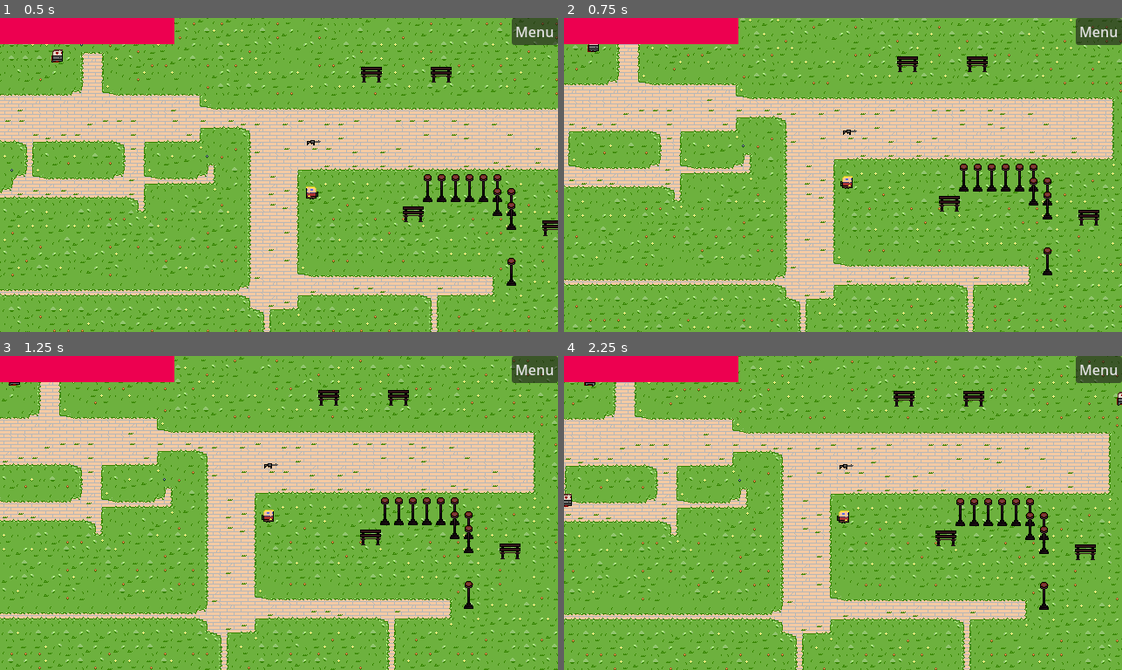
Above: before the commit, frames 1-4 (two rows, left to right).
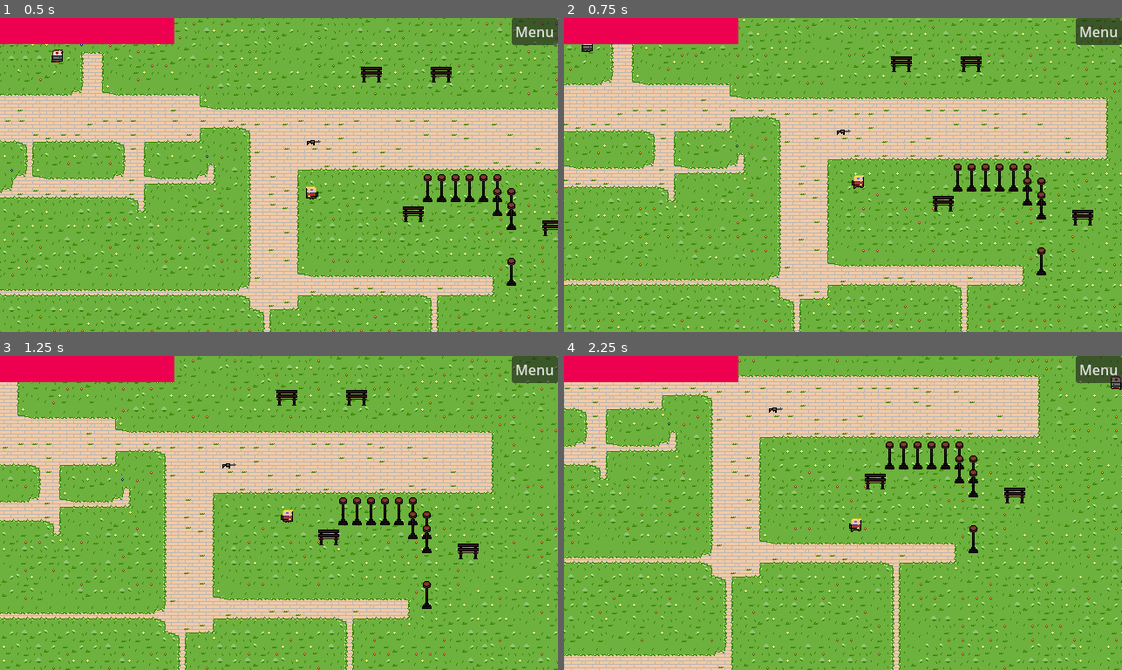
Above: after the commit, the same moments.

Repository: TheRubeThing/LudumDate54
Game: Godot game, scene res://Assets/Levels/Playgrounds/enemy_test.tscn
The game is run twice, just before and just after one commit, with the same random seed, the same clock (stepped at 60 frames per second) and the same inputs.
Inputs (mouse positions are in pixels of both pictures, inside the frame that each line leads up to):
- Up to frame 1 (0.5 s): no input
- Up to frame 2 (0.75 s): move the mouse to (965, 159) at 0.52 s; hold D (D_right) from 0.53 s (still down); click (965, 159) at 0.6 s
- Up to frame 3 (1.25 s): keep holding D (D_right)
- Up to frame 4 (2.25 s): move the mouse to (731, 528) at 1.27 s; release D (D_right) at 1.28 s; hold S (S_down) 1.28-2.03 s; right-click (731, 528) at 1.35 s; move the mouse to (898, 443) at 2.02 s; hold D (D_right) from 2.03 s (still down); click (898, 443) at 2.1 s

Frame 1 is identical in both runs. In frame 2, 19% of the frame differs, in the area x 0-100%, y 0-100%; in frame 3, 23%; in frame 4, 53%.
Error before the commit: Parse Error: Identifier "pushback_velocity" not declared in the current scope. (res://Assets/Scripts/Player.gd:60)

Commit message:
Fix Player?

Diff:
--- a/Assets/Enteties/enemy.tscn
+++ b/Assets/Enteties/enemy.tscn
@@ -1,11 +1,9 @@
-[gd_scene load_steps=15 format=3 uid="uid://ca5umakj6jbdd"]
+[gd_scene load_steps=12 format=3 uid="uid://ca5umakj6jbdd"]
 
 [ext_resource type="Script" path="res://Assets/Scripts/enemy.gd" id="1_43sha"]
 [ext_resource type="Script" path="res://Assets/Enteties/CloseGuyBrain.gd" id="3_vj3i5"]
 [ext_resource type="Texture2D" uid="uid://d0e073t15tnav" path="res://Assets/Sprites/Sprite Sheets/Arg_Sheet.png" id="4_e676d"]
 [ext_resource type="Script" path="res://Assets/Scripts/DetectionRange.gd" id="4_enc4k"]
-[ext_resource type="Script" path="res://Assets/Scripts/HitBox.gd" id="5_kx04u"]
-[ext_resource type="Script" path="res://Assets/Scripts/Stats.gd" id="6_lc0oe"]
 
 [sub_resource type="RectangleShape2D" id="RectangleShape2D_3dene"]
 
@@ -48,8 +46,6 @@
 "speed": 5.0
 }]
 
-[sub_resource type="RectangleShape2D" id="RectangleShape2D_stmc0"]
-
 [node name="Enemy" type="CharacterBody2D" groups=["ENEMIES"]]
 script = ExtResource("1_43sha")
 
@@ -73,20 +69,5 @@
 frame = 3
 frame_progress = 0.451446
 
-[node name="HitBox" type="Area2D" parent="."]
-script = ExtResource("5_kx04u")
-
-[node name="HitBoxCollision" type="CollisionShape2D" parent="HitBox"]
-shape = SubResource("RectangleShape2D_stmc0")
-
-[node name="Stats" type="Node" parent="." node_paths=PackedStringArray("hit_box")]
-script = ExtResource("6_lc0oe")
-max_health = 100
-hit_box = NodePath("")
-
 [connection signal="body_entered" from="DetectionRange" to="Brain" method="_on_detection_range_body_entered"]
 [connection signal="body_exited" from="DetectionRange" to="Brain" method="_on_detection_range_body_exited"]
-[connection signal="area_entered" from="HitBox" to="HitBox" method="_on_area_entered"]
-[connection signal="body_entered" from="HitBox" to="HitBox" method="_on_body_entered"]
-[connection signal="hit" from="HitBox" to="." method="_on_hit_box_hit"]
-[connection signal="hit" from="HitBox" to="Stats" method="_on_hit_box_hit"]
--- a/Assets/Enteties/player.tscn
+++ b/Assets/Enteties/player.tscn
@@ -105,10 +105,9 @@
 [node name="Player" type="CharacterBody2D" groups=["PLAYER"]]
 script = ExtResource("1_b2sxo")
 
-[node name="Stats" type="Node" parent="." node_paths=PackedStringArray("hit_box")]
+[node name="Stats" type="Node" parent="."]
 script = ExtResource("5_gap5a")
 max_health = 100
-hit_box = NodePath("")
 group = 1
 
 [node name="CollisionBox" type="CollisionShape2D" parent="."]
--- a/Assets/Scripts/Player.gd
+++ b/Assets/Scripts/Player.gd
@@ -1,14 +1,13 @@
 extends CharacterBody2D
 
 @export var health: Resource
-@export var push_back_factor: int
+@export var push_back_factor: int = 100
+@export var pushback_decay: float = 0.8
 
 const SPEED = 100.0
 
 var equipped_item_instance: Item
-
-func _ready():
-	pass
+var pushback_velocity = Vector2(0,0)
 
 func equip_item(item: PackedScene) -> bool :
 	if (equipped_item_instance == null):
@@ -36,10 +35,16 @@
 	if Input.is_action_just_pressed("throw"):
 		unequip_item()
 
+func _ready():
+	Globals.player = self
+
+
 func _physics_process(delta):
-
 	var direction_x = Input.get_axis("A_left", "D_right")
 	var direction_y = Input.get_axis("W_up", "S_down")
+
+
+	pushback_velocity *= pushback_decay
 
 	if direction_x || direction_y:
 		velocity.x = direction_x
@@ -50,17 +55,16 @@
 		velocity.y = move_toward(velocity.y, 0, SPEED)
 		$Sprite.idle()
 
-	velocity = velocity.normalized() * SPEED
+	velocity = (velocity.normalized() * SPEED) + pushback_velocity
 
 	move_and_slide()
 
 
 func _recoil(dir, amount):
-	# print(dir)
+	print(dir)
 	pushback_velocity = dir * amount * push_back_factor
 
 
-func _on_player_hit_box_hit(dmg, dmg_pos):
-	health.take_damage(dmg)
+func _on_hit_box_hit(dmg, dmg_pos):
 	var recoil_dir = (position - dmg_pos).normalized()
 	_recoil(recoil_dir, dmg)
--- a/Assets/Weapons/Bullet.tscn
+++ b/Assets/Weapons/Bullet.tscn
@@ -3,10 +3,11 @@
 [ext_resource type="Script" path="res://Assets/Weapons/Bullet.gd" id="1_qbkfh"]
 [ext_resource type="Texture2D" uid="uid://bnqqysv251qqu" path="res://Assets/Sprites/Bullet.png" id="2_t4ejx"]
 
-[sub_resource type="RectangleShape2D" id="RectangleShape2D_yy1g5"]
-size = Vector2(10, 4)
+[sub_resource type="CapsuleShape2D" id="CapsuleShape2D_7rxk5"]
+radius = 8.0
+height = 18.0
 
-[node name="Bullet" type="Area2D" groups=["PROJECTILES"]]
+[node name="Bullet" type="Area2D"]
 texture_filter = 1
 script = ExtResource("1_qbkfh")
 
@@ -15,6 +16,4 @@
 
 [node name="CollisionShape2D" type="CollisionShape2D" parent="."]
 texture_filter = 2
-shape = SubResource("RectangleShape2D_yy1g5")
-
-[connection signal="body_entered" from="." to="." method="_on_body_entered"]
+shape = SubResource("CapsuleShape2D_7rxk5")
Not shown: 1 places in Assets/Levels/Playgrounds/enemy_test.tscn that only renumber resources
Not shown, added: Assets/Sprites/Sprite Sheets/BloodThing_Sheet.png.import
